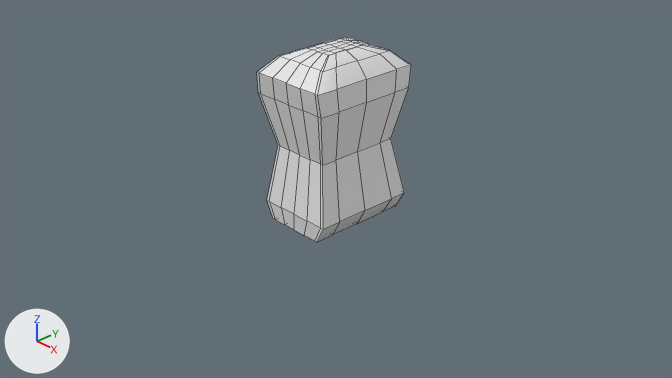
Two versions of the Blender file CST 323 Character Design/Cutting Up Chaos/player characters/Nai/v2/Nai.blend, one commit apart.
Before and after are seen from the file's camera 'Camera'. Arrows for +X, +Y and +Z are at lower left; the lights stay in place. Mesh edges are drawn as thin lines.
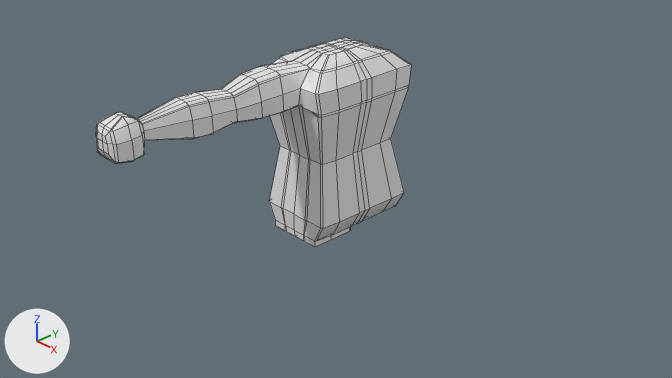
Location of each change, [x1, y1, x2, y2] in pixels of the pictures (672 x 378 px):
```json
{"object": "Cube", "change": "reshaped", "before": [257, 37, 411, 242], "after": [96, 37, 411, 247], "on screen": "104% wider"}
{"part": 1, "of": "me_cube", "change": "built on", "before": [257, 46, 339, 242], "after": [96, 40, 411, 247]}
```

The change, as JSON lines over the scene's bpy script:
```json
{"block": "me_cube", "where": "# used by ob_cube; location = (0.027, -0.033, 0.26); scale = (0.365, 0.519, 1.47)"}
{"op": "remove", "block": "me_cube", "code": "me_cube.from_pydata(...)  # 170 vertices, 168 faces; spans x -1.49..1.42, y -1.39..1.39, z -0.42..1.0"}
{"op": "add", "block": "me_cube", "code": "me_cube.from_pydata(...)  # 492 vertices, 490 faces; spans x -1.49..1.42, y -5.76..1.39, z -0.48..1.0"}
{"block": "me_cube", "change": "me_cube part 1: 14 vertices moved from x -1.39..1.42, y -1.39..-0.5, z -0.42..1.0 to x -1.36..1.36, y -1.35..-0.37, z -0.42..1.0; 14 vertices removed from x -1.49..0.62, y -1.39..1.32, z -0.42..0.95; 336 vertices added at x -1.49..1.42, y -5.76..1.39, z -0.48..1.0"}
```
